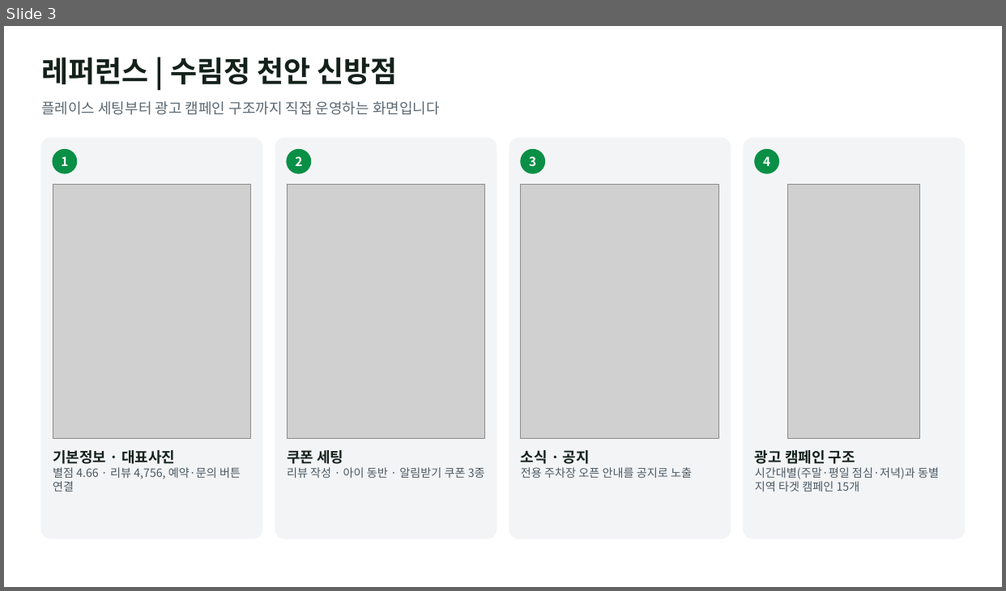
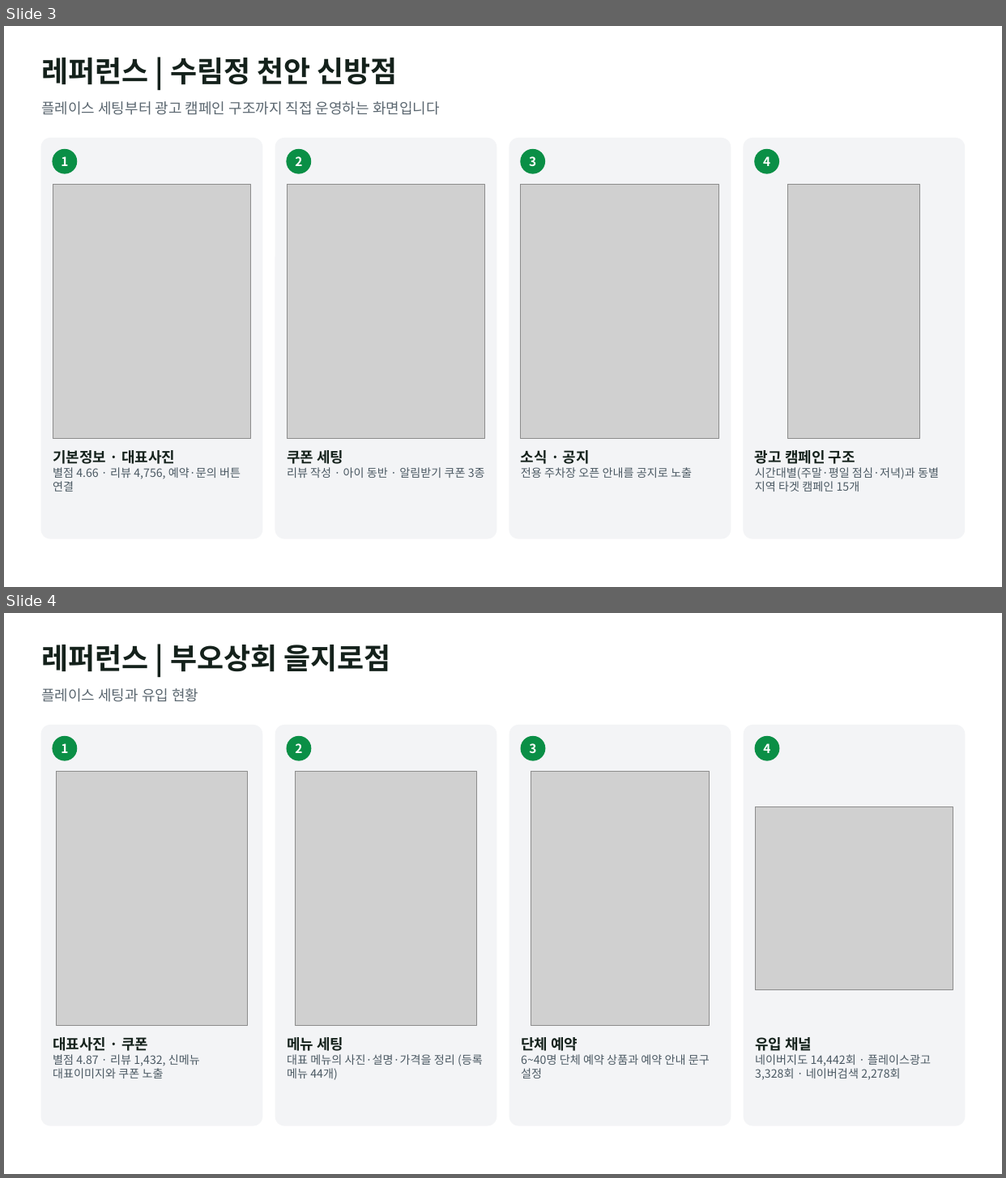
Before and after one commit to alfk0615/placeon, a slide deck: out/company_reference_proposal.pptx. Shown one above the other, each under a label of ours: slide 3 before the commit, slides 3 and 4 after it. The pictures are 1006x591 and 1006x1178 pixels, drawn with LibreOffice and Linux fonts; fonts in the diff are those of the drawing; grey boxes stand for pictures. Boxes give left, top, right and bottom in pixels: in the first picture for what was removed or moved away, otherwise in the second. Text is boxed around its words. In the diff, an @@ line names an element or a change of style, - is before the commit and + after.

```diff
--- a/out/company_reference_proposal.pptx
+++ b/out/company_reference_proposal.pptx
@@ slide 4 added at (4, 613, 1002, 1174), background #FFFFFF @@
@@ text added at (41, 645, 390, 672), 28 pt, text #14211B, bold @@
+레퍼런스 | 부오상회 을지로점
@@ text added at (41, 688, 198, 702), 14 pt, text #5B6770 @@
+플레이스 세팅과 유입 현황
@@ rounded rectangle added at (41, 726, 262, 1126), fill #F3F4F6, outline #F3F4F6 1 pt @@
@@ rounded rectangle added at (275, 726, 496, 1126), fill #F3F4F6, outline #F3F4F6 1 pt @@
@@ rounded rectangle added at (510, 726, 731, 1126), fill #F3F4F6, outline #F3F4F6 1 pt @@
@@ rounded rectangle added at (744, 726, 965, 1126), fill #F3F4F6, outline #F3F4F6 1 pt @@
@@ ellipse added at (53, 736, 77, 760), fill #0A8F46, outline #0A8F46 1 pt @@
@@ text added at (61, 743, 68, 753), 12 pt, text #FFFFFF, bold @@
+1
@@ ellipse added at (287, 736, 311, 760), fill #0A8F46, outline #0A8F46 1 pt @@
@@ text added at (295, 743, 302, 753), 12 pt, text #FFFFFF, bold @@
+2
@@ ellipse added at (522, 736, 545, 760), fill #0A8F46, outline #0A8F46 1 pt @@
@@ text added at (529, 743, 536, 753), 12 pt, text #FFFFFF, bold @@
+3
@@ ellipse added at (755, 736, 779, 760), fill #0A8F46, outline #0A8F46 1 pt @@
@@ text added at (763, 743, 770, 753), 12 pt, text #FFFFFF, bold @@
+4
@@ picture added at (57, 772, 248, 1025) @@
@@ picture added at (296, 772, 476, 1025) @@
@@ picture added at (531, 772, 710, 1025) @@
@@ picture added at (755, 807, 953, 990) @@
@@ text added at (53, 1037, 200, 1079), 11 pt, text #4B5963 @@
+대표사진 · 쿠폰
+별점 4.87 · 리뷰 1,432, 신메뉴 대표이미지와 쿠폰 노출
@@ text added at (287, 1037, 483, 1080), 11 pt, text #4B5963 @@
+메뉴 세팅
+대표 메뉴의 사진·설명·가격을 정리 (등록 메뉴 44개)
@@ text added at (521, 1037, 710, 1079), 11 pt, text #4B5963 @@
+단체 예약
+6~40명 단체 예약 상품과 예약 안내 문구 설정
@@ text added at (755, 1037, 931, 1080), 11 pt, text #4B5963 @@
+유입 채널
+네이버지도 14,442회 · 플레이스광고 3,328회 · 네이버검색 2,278회
```
Also in this commit, not shown: 1 slide changed, 1 other slide added.
